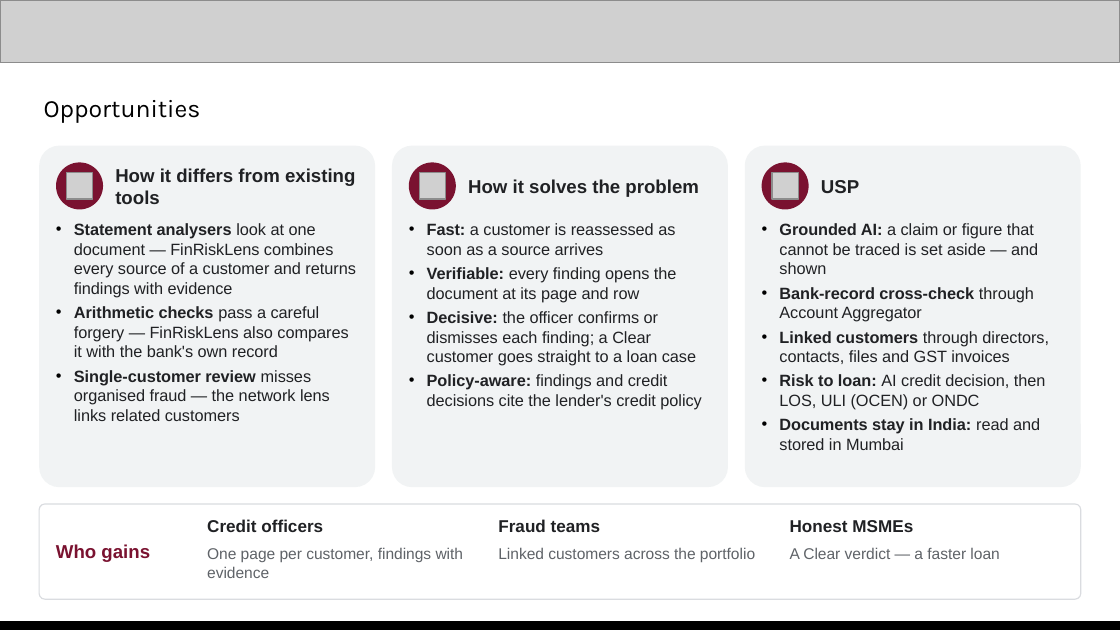
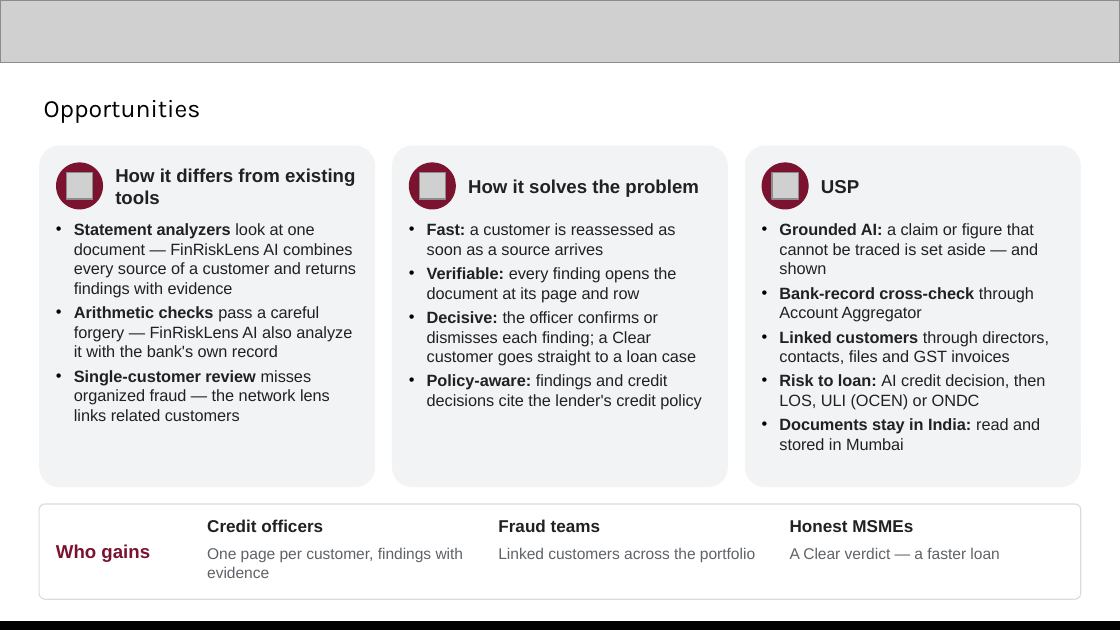
Before and after one commit to abhinavmukwane/FinRiskLensAI-RAG-V2, a slide deck: slide 3 of Doc/FinRiskLens_AI_Builder_Cup_2026.pptx. Drawn at 1120x630 pixels with LibreOffice and Linux fonts; fonts in the diff are those of the drawing; grey boxes stand for pictures. Boxes give left, top, right and bottom in pixels: in the first picture for what was removed or moved away, otherwise in the second. Text is boxed around its words. In the diff, an @@ line names an element or a change of style, - is before the commit and + after.

```diff
--- a/Doc/FinRiskLens_AI_Builder_Cup_2026.pptx
+++ b/Doc/FinRiskLens_AI_Builder_Cup_2026.pptx
@@ text at box(74, 223, 355, 421): text changed @@
-• Statement analysers look at one document — FinRiskLens combines every source of a customer and returns findings with evidence
-• Arithmetic checks pass a careful forgery — FinRiskLens also compares it with the bank's own record
-• Single-customer review misses organised fraud — the network lens links related customers
+• Statement analyzers look at one document — FinRiskLens AI combines every source of a customer and returns findings with evidence
+• Arithmetic checks pass a careful forgery — FinRiskLens AI also analyze it with the bank's own record
+• Single-customer review misses organized fraud — the network lens links related customers
```
Also in this commit, not shown: 15 other slides changed, 3 slides added, 2 other files.
